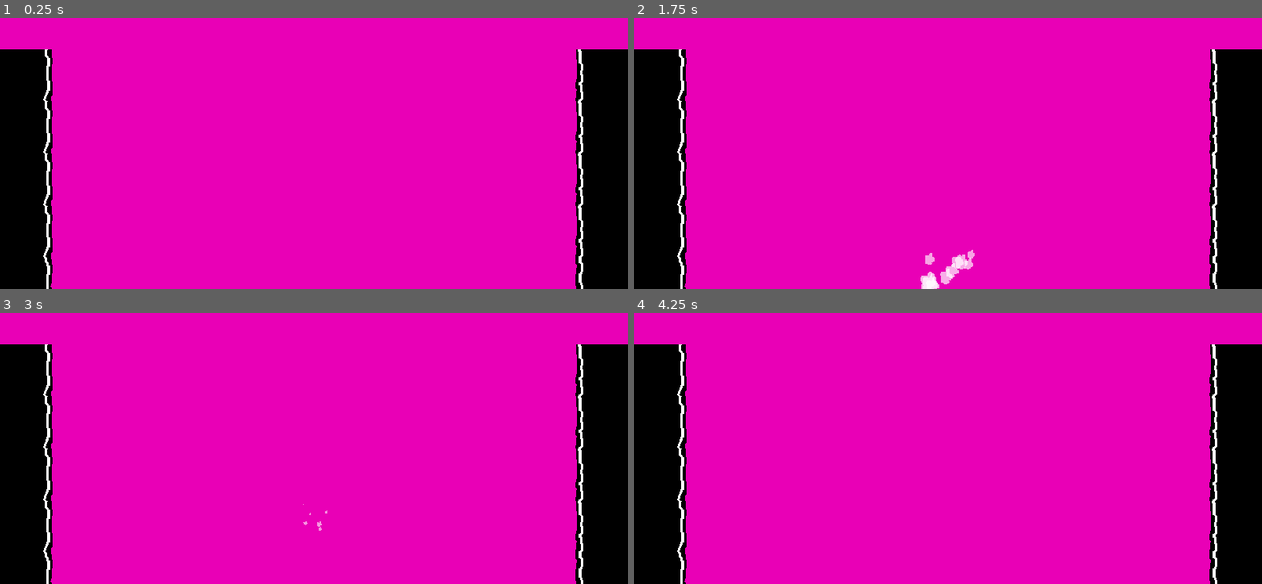
Above: before the commit, frames 1-4 (two rows, left to right).
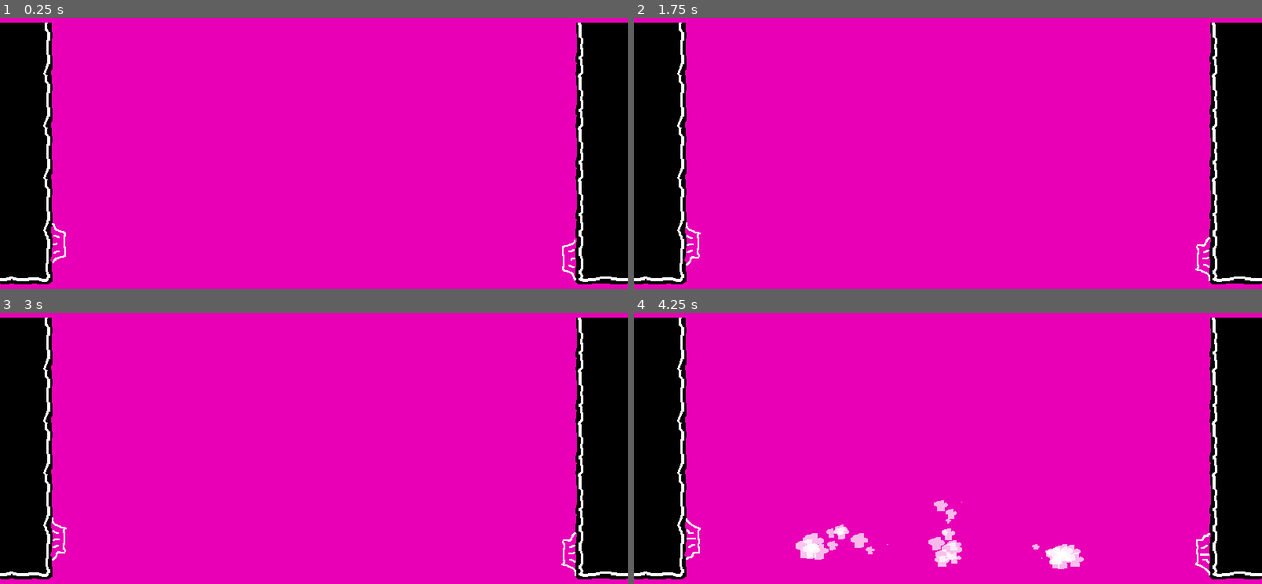
Above: after the commit, the same moments.

Repository: zombietfk/godot.games.bobs-platform-adventure
Game: Godot game, scene res://level/levels/caves/level_20.tscn
The game is run twice, just before and just after one commit, with the same random seed, the same clock (stepped at 60 frames per second) and the same inputs. This scene is started directly instead of the project's main scene.
Inputs:
- Up to frame 1 (0.25 s): no input
- Up to frame 2 (1.75 s): tap Enter (interaction) at 0.5 s; hold Space (jump) 0.53-1.28 s; hold Right (move_right) from 0.53 s (still down); tap Down (aim_down) at 1.35 s; tap Space (jump) at 1.52, 1.55 s
- Up to frame 3 (3 s): tap Space (jump) at 1.82, 2.3 s; release Right (move_right) at 2.03 s; hold Left (move_left) 2.03-2.78 s; hold Up (aim_up) 2.03-2.78 s; hold Right (move_right) from 2.78 s (still down); tap Enter (interaction) at 2.85 s
- Up to frame 4 (4.25 s): keep holding Right (move_right); tap Space (jump) at 3.02, 3.05, 3.32 s; hold Space (jump) from 3.53 s (still down)

The runs differ from the first frame. In frame 1, 3.0% of the frame differs, in the area x 0-100%, y 1-100%; in frame 2, 3.5%; in frame 3, 3.1%; in frame 4, 4.6%.
Error in both runs: Invalid access to property or key 'player' on a base object of type 'Nil'. (res://level/level.gd:25)

Commit message:
Added gyser script

Diff:
--- a/level/levels/caves/level_20.tscn
+++ b/level/levels/caves/level_20.tscn
@@ -1,103 +1,24 @@
-[gd_scene load_steps=16 format=4 uid="uid://diro7gfk2fsfl"]
+[gd_scene load_steps=6 format=4 uid="uid://diro7gfk2fsfl"]
 
 [ext_resource type="Script" uid="uid://qkyrpvk420dw" path="res://level/level.gd" id="1_tp4lb"]
 [ext_resource type="TileSet" uid="uid://c5nfl1oinj88m" path="res://level/level_tileset.tres" id="2_sjsda"]
 [ext_resource type="TileSet" uid="uid://dpa3di8xng37r" path="res://level/level_tileset_mini.tres" id="3_t7581"]
 [ext_resource type="PackedScene" uid="uid://bxjr0uwo0iqbk" path="res://objects/abstract/teleport_to_level_zone/teleport_to_level_zone.tscn" id="4_mbxsw"]
-[ext_resource type="Texture2D" uid="uid://cafngpty4rhpd" path="res://objects/gyser/gyser_spritesheet.png" id="5_a1bpy"]
-
-[sub_resource type="AtlasTexture" id="AtlasTexture_in6wu"]
-atlas = ExtResource("5_a1bpy")
-region = Rect2(0, 96, 64, 32)
-
-[sub_resource type="AtlasTexture" id="AtlasTexture_i4llx"]
-atlas = ExtResource("5_a1bpy")
-region = Rect2(64, 96, 64, 32)
-
-[sub_resource type="AtlasTexture" id="AtlasTexture_gvpy3"]
-atlas = ExtResource("5_a1bpy")
-region = Rect2(128, 96, 64, 32)
-
-[sub_resource type="SpriteFrames" id="SpriteFrames_k71oi"]
-animations = [{
-"frames": [{
-"duration": 1.0,
-"texture": SubResource("AtlasTexture_in6wu")
-}, {
-"duration": 1.0,
-"texture": SubResource("AtlasTexture_i4llx")
-}, {
-"duration": 1.0,
-"texture": SubResource("AtlasTexture_gvpy3")
-}],
-"loop": true,
-"name": &"default",
-"speed": 5.0
-}]
-
-[sub_resource type="AtlasTexture" id="AtlasTexture_a1bpy"]
-atlas = ExtResource("5_a1bpy")
-region = Rect2(0, 0, 64, 64)
-
-[sub_resource type="Curve" id="Curve_a1bpy"]
-_data = [Vector2(0, 0.68563306), 0.0, 0.0, 0, 0, Vector2(0.1701389, 0.82432437), 1.0181575, 1.0181575, 0, 0, Vector2(0.3541667, 0.9722618), 0.0, 0.0, 0, 0, Vector2(1, 0), -0.10635776, 0.0, 0, 0]
-point_count = 4
-
-[sub_resource type="Gradient" id="Gradient_a1bpy"]
-offsets = PackedFloat32Array(0, 0.10687023, 1)
-colors = PackedColorArray(1, 1, 1, 0, 18.892157, 18.892157, 18.892157, 0.94509804, 1, 1, 1, 0.5019608)
-
-[sub_resource type="Animation" id="Animation_a1bpy"]
-resource_name = "gyser_smoke"
-length = 0.3
-loop_mode = 1
-tracks/0/type = "value"
-tracks/0/imported = false
-tracks/0/enabled = true
-tracks/0/path = NodePath("CPUParticles2D:texture:region")
-tracks/0/interp = 1
-tracks/0/loop_wrap = true
-tracks/0/keys = {
-"times": PackedFloat32Array(0, 0.099999994, 0.19999999),
-"transitions": PackedFloat32Array(1, 1, 1),
-"update": 1,
-"values": [Rect2(0, 0, 64, 64), Rect2(64, 0, 64, 64), Rect2(128, 0, 64, 64)]
-}
-
-[sub_resource type="Animation" id="Animation_in6wu"]
-length = 0.001
-tracks/0/type = "value"
-tracks/0/imported = false
-tracks/0/enabled = true
-tracks/0/path = NodePath("CPUParticles2D:texture:region")
-tracks/0/interp = 1
-tracks/0/loop_wrap = true
-tracks/0/keys = {
-"times": PackedFloat32Array(0),
-"transitions": PackedFloat32Array(1),
-"update": 0,
-"values": [Rect2(0, 0, 64, 64)]
-}
-
-[sub_resource type="AnimationLibrary" id="AnimationLibrary_in6wu"]
-_data = {
-&"RESET": SubResource("Animation_in6wu"),
-&"gyser_smoke": SubResource("Animation_a1bpy")
-}
+[ext_resource type="PackedScene" uid="uid://66k67ajayd8k" path="res://objects/gyser/gyser.tscn" id="5_a1bpy"]
 
 [node name="Level_20" type="Node2D" node_paths=PackedStringArray("spawn_locations")]
 script = ExtResource("1_tp4lb")
-level_binding_box = Rect2(0, 160, 768, 1312)
+level_binding_box = Rect2(0, -1000, 768, 704)
 spawn_locations = [NodePath("EntrySpawnPoint"), NodePath("ReturnSpawnPoint")]
 
 [node name="EntrySpawnPoint" type="Marker2D" parent="."]
-position = Vector2(32, 640)
+position = Vector2(32, 608)
 
 [node name="ReturnSpawnPoint" type="Marker2D" parent="."]
-position = Vector2(736, 640)
+position = Vector2(736, 608)
 
 [node name="Level" type="TileMapLayer" parent="."]
-position = Vector2(0, -224)
+position = Vector2(0, -256)
 tile_map_data = PackedByteArray("AAAAAAsAAgADAAMAAAAAAA4AAgACAAEAAAALAAsAAgABAAMAAAALAA4AAgACAAEAAAALAAcAAgABAAIAAAALAA …(272 unchanged characters)…
 tile_set = ExtResource("2_sjsda")
 
@@ -105,44 +26,25 @@
 tile_set = ExtResource("3_t7581")
 
 [node name="ToNextLevelTeleportZone" parent="." instance=ExtResource("4_mbxsw")]
-position = Vector2(800, 608)
+position = Vector2(800, 576)
 scale = Vector2(4, 8.1)
 to_level_path = "res://level/levels/caves/level_19.tscn"
 
 [node name="ToPreviousLevelTeleportZone" parent="." instance=ExtResource("4_mbxsw")]
-position = Vector2(-32, 608)
+position = Vector2(-32, 576)
 scale = Vector2(4, 8.1)
 to_level_path = "uid://q5qpawrgycso"
 to_spawn_location_with_index = 1
 
-[node name="Node2D" type="Node2D" parent="."]
-position = Vector2(384, 640)
+[node name="Gyser" parent="." instance=ExtResource("5_a1bpy")]
+position = Vector2(384, 608)
 
-[node name="AnimatedSprite2D" type="AnimatedSprite2D" parent="Node2D"]
-position = Vector2(0, 24)
-sprite_frames = SubResource("SpriteFrames_k71oi")
-autoplay = "default"
-frame_progress = 0.8250948
+[node name="Gyser2" parent="." instance=ExtResource("5_a1bpy")]
+position = Vector2(96, 464)
+rotation = 1.5707964
 
-[node name="CPUParticles2D" type="CPUParticles2D" parent="Node2D"]
-position = Vector2(0, 8)
-amount = 10
-texture = SubResource("AtlasTexture_a1bpy")
-explosiveness = 0.8
-direction = Vector2(0, -1)
-spread = 10.0
-gravity = Vector2(0, 0)
-initial_velocity_min = 225.0
-initial_velocity_max = 250.0
-scale_amount_min = 0.7
-scale_amount_max = 1.3
-scale_amount_curve = SubResource("Curve_a1bpy")
-color_ramp = SubResource("Gradient_a1bpy")
-
-[node name="AnimationPlayer" type="AnimationPlayer" parent="Node2D"]
-libraries = {
-&"": SubResource("AnimationLibrary_in6wu")
-}
-autoplay = "gyser_smoke"
+[node name="Gyser3" parent="." instance=ExtResource("5_a1bpy")]
+position = Vector2(672, 480)
+rotation = -1.5707964
 
 [connection signal="ready" from="." to="." method="_on_ready"]
--- /dev/null
+++ b/objects/gyser/gyser.gd
@@ -0,0 +1,32 @@
+class_name Gyser;
+extends Node2D;
+
+@onready var lift_effect_animation_player: AnimationPlayer = $LiftAreaAnimationPlayer;
+@onready var water_effect_particle_effect: CPUParticles2D = $CPUParticles2D;
+@onready var boost_area: Area2D = $LiftArea2D;
+@export var shoot_water_every_x_seconds: float = 3.0;
+@export var boost_power: float = 1000;
+var _c_shoot_water_every_x_seconds: float;
+var _is_water_shooting = false;
+
+func _process(delta: float)->void:
+	if _is_water_shooting:
+		return;
+	_c_shoot_water_every_x_seconds += delta;
+	if _c_shoot_water_every_x_seconds > shoot_water_every_x_seconds:
+		await _shoot_water();
+		_c_shoot_water_every_x_seconds = 0;
+
+func _physics_process(_delta: float) -> void:
+	for body in boost_area.get_overlapping_bodies():
+		if body is Player:
+			body.velocity = lerp(body.velocity, Vector2.UP.rotated(rotation) * boost_power, 0.1);
+			body.override_jump_flag();
+
+func _shoot_water()->void:
+	_is_water_shooting = true;
+	water_effect_particle_effect.emitting = true;
+	lift_effect_animation_player.play("ResizeLiftArea");
+	await lift_effect_animation_player.animation_finished;
+	lift_effect_animation_player.play("RESET");
+	_is_water_shooting = false;
--- /dev/null
+++ b/objects/gyser/gyser.tscn
@@ -0,0 +1,190 @@
+[gd_scene load_steps=17 format=3 uid="uid://66k67ajayd8k"]
+
+[ext_resource type="Script" uid="uid://ck1wjj3wqvaxf" path="res://objects/gyser/gyser.gd" id="1_nts0k"]
+[ext_resource type="Texture2D" uid="uid://cafngpty4rhpd" path="res://objects/gyser/gyser_spritesheet.png" id="2_wh8wh"]
+
+[sub_resource type="AtlasTexture" id="AtlasTexture_in6wu"]
+atlas = ExtResource("2_wh8wh")
+region = Rect2(0, 96, 64, 32)
+
+[sub_resource type="AtlasTexture" id="AtlasTexture_i4llx"]
+atlas = ExtResource("2_wh8wh")
+region = Rect2(64, 96, 64, 32)
+
+[sub_resource type="AtlasTexture" id="AtlasTexture_gvpy3"]
+atlas = ExtResource("2_wh8wh")
+region = Rect2(128, 96, 64, 32)
+
+[sub_resource type="SpriteFrames" id="SpriteFrames_k71oi"]
+animations = [{
+"frames": [{
+"duration": 1.0,
+"texture": SubResource("AtlasTexture_in6wu")
+}, {
+"duration": 1.0,
+"texture": SubResource("AtlasTexture_i4llx")
+}, {
+"duration": 1.0,
+"texture": SubResource("AtlasTexture_gvpy3")
+}],
+"loop": true,
+"name": &"default",
+"speed": 5.0
+}]
+
+[sub_resource type="AtlasTexture" id="AtlasTexture_a1bpy"]
+atlas = ExtResource("2_wh8wh")
+region = Rect2(0, 0, 64, 64)
+
+[sub_resource type="Curve" id="Curve_a1bpy"]
+_data = [Vector2(0, 0.48221916), 0.0, 0.0, 0, 0, Vector2(0.23611113, 0.7411096), 1.0181575, 1.0181575, 0, 0, Vector2(0.4548611, 0.86130875), -0.71009946, -0.71009946, 0, 0, Vector2(0.6388889, 0), -12.867442, 0.0, 0, 0]
+point_count = 4
+
+[sub_resource type="Gradient" id="Gradient_a1bpy"]
+offsets = PackedFloat32Array(0, 0.10687023, 1)
+colors = PackedColorArray(1, 1, 1, 0, 18.892157, 18.892157, 18.892157, 0.94509804, 1, 1, 1, 0.5019608)
+
+[sub_resource type="RectangleShape2D" id="RectangleShape2D_in6wu"]
+size = Vector2(20, 0)
+
+[sub_resource type="Animation" id="Animation_in6wu"]
+length = 0.001
+tracks/0/type = "value"
+tracks/0/imported = false
+tracks/0/enabled = true
+tracks/0/path = NodePath("CPUParticles2D:texture:region")
+tracks/0/interp = 1
+tracks/0/loop_wrap = true
+tracks/0/keys = {
+"times": PackedFloat32Array(0),
+"transitions": PackedFloat32Array(1),
+"update": 0,
+"values": [Rect2(0, 0, 64, 64)]
+}
+
+[sub_resource type="Animation" id="Animation_a1bpy"]
+resource_name = "gyser_smoke"
+length = 0.3
+loop_mode = 1
+tracks/0/type = "value"
+tracks/0/imported = false
+tracks/0/enabled = true
+tracks/0/path = NodePath("CPUParticles2D:texture:region")
+tracks/0/interp = 1
+tracks/0/loop_wrap = true
+tracks/0/keys = {
+"times": PackedFloat32Array(0, 0.099999994, 0.19999999),
+"transitions": PackedFloat32Array(1, 1, 1),
+"update": 1,
+"values": [Rect2(0, 0, 64, 64), Rect2(64, 0, 64, 64), Rect2(128, 0, 64, 64)]
+}
+
+[sub_resource type="AnimationLibrary" id="AnimationLibrary_in6wu"]
+_data = {
+&"RESET": SubResource("Animation_in6wu"),
+&"gyser_smoke": SubResource("Animation_a1bpy")
+}
+
+[sub_resource type="Animation" id="Animation_gvpy3"]
+length = 0.001
+tracks/0/type = "value"
+tracks/0/imported = false
+tracks/0/enabled = true
+tracks/0/path = NodePath("LiftArea2D/CollisionShape2D:shape:size")
+tracks/0/interp = 1
+tracks/0/loop_wrap = true
+tracks/0/keys = {
+"times": PackedFloat32Array(0),
+"transitions": PackedFloat32Array(1),
+"update": 0,
+"values": [Vector2(20, 0)]
+}
+tracks/1/type = "value"
+tracks/1/imported = false
+tracks/1/enabled = true
+tracks/1/path = NodePath("LiftArea2D/CollisionShape2D:position")
+tracks/1/interp = 1
+tracks/1/loop_wrap = true
+tracks/1/keys = {
+"times": PackedFloat32Array(0),
+"transitions": PackedFloat32Array(1),
+"update": 0,
+"values": [Vector2(0, 32)]
+}
+
+[sub_resource type="Animation" id="Animation_i4llx"]
+resource_name = "ResizeLiftArea"
+length = 0.9
+tracks/0/type = "value"
+tracks/0/imported = false
+tracks/0/enabled = true
+tracks/0/path = NodePath("LiftArea2D/CollisionShape2D:shape:size")
+tracks/0/interp = 1
+tracks/0/loop_wrap = true
+tracks/0/keys = {
+"times": PackedFloat32Array(0, 0.5, 0.9),
+"transitions": PackedFloat32Array(1, 1, 1),
+"update": 0,
+"values": [Vector2(20, 0), Vector2(64, 208), Vector2(64, 208)]
+}
+tracks/1/type = "value"
+tracks/1/imported = false
+tracks/1/enabled = true
+tracks/1/path = NodePath("LiftArea2D/CollisionShape2D:position")
+tracks/1/interp = 1
+tracks/1/loop_wrap = true
+tracks/1/keys = {
+"times": PackedFloat32Array(0, 0.5, 0.9),
+"transitions": PackedFloat32Array(1, 1, 1),
+"update": 0,
+"values": [Vector2(0, 32), Vector2(0, -64), Vector2(0, -64)]
+}
+
+[sub_resource type="AnimationLibrary" id="AnimationLibrary_gvpy3"]
+_data = {
+&"RESET": SubResource("Animation_gvpy3"),
+&"ResizeLiftArea": SubResource("Animation_i4llx")
+}
+
+[node name="Gyser" type="Node2D"]
+script = ExtResource("1_nts0k")
+
+[node name="AnimatedSprite2D" type="AnimatedSprite2D" parent="."]
+position = Vector2(0, 24)
+sprite_frames = SubResource("SpriteFrames_k71oi")
+autoplay = "default"
+frame_progress = 0.92354804
+
+[node name="CPUParticles2D" type="CPUParticles2D" parent="."]
+position = Vector2(0, 8)
+emitting = false
+amount = 50
+texture = SubResource("AtlasTexture_a1bpy")
+one_shot = true
+explosiveness = 0.2
+direction = Vector2(0, -1)
+spread = 5.0
+gravity = Vector2(0, 0)
+initial_velocity_min = 250.0
+initial_velocity_max = 350.0
+scale_amount_min = 0.7
+scale_amount_max = 1.3
+scale_amount_curve = SubResource("Curve_a1bpy")
+color_ramp = SubResource("Gradient_a1bpy")
+
+[node name="LiftArea2D" type="Area2D" parent="."]
+
+[node name="CollisionShape2D" type="CollisionShape2D" parent="LiftArea2D"]
+position = Vector2(0, 32)
+shape = SubResource("RectangleShape2D_in6wu")
+
+[node name="ParticleEffectAnimationPlayer" type="AnimationPlayer" parent="."]
+libraries = {
+&"": SubResource("AnimationLibrary_in6wu")
+}
+autoplay = "gyser_smoke"
+
+[node name="LiftAreaAnimationPlayer" type="AnimationPlayer" parent="."]
+libraries = {
+&"": SubResource("AnimationLibrary_gvpy3")
+}
--- a/player/player.gd
+++ b/player/player.gd
@@ -70,5 +70,9 @@
 		knockback_duration_in_s
 	);
 
+func override_jump_flag() -> void:
+	var movement_context = movement_state_machine.get_context("MovementContext") as PlayerMovementContext;
+	movement_context.airborn_from_jump = false;
+
 func set_alert_notification_visibility(show_alert = !alert_notifcation.visible):
 	alert_notifcation.visible = show_alert;
--- a/player/state_machines/contexts/player_movement_context.gd
+++ b/player/state_machines/contexts/player_movement_context.gd
@@ -4,6 +4,7 @@
 var slowed_by_webs: Array[Web] = [];
 var movement_impetus: Vector2;
 var knockback_impetus: Vector2;
+var airborn_from_jump: bool = false;
 @export var movement_speed: float = 34;
 @export var max_movement_speed: float = 340;
 @export var slowed_movement_speed_factor: float = 0.3;
--- a/player/state_machines/damage_state_machine/states/player_hit_state.gd
+++ b/player/state_machines/damage_state_machine/states/player_hit_state.gd
@@ -13,11 +13,9 @@
 		_knockback_context.knockback_direction.normalized() *
 		_knockback_context.knockback_strength
 	);
+	_movement_context.airborn_from_jump = false;
 	body.velocity = Vector2.ZERO;
 	_inital_knockback_impetus = Vector2(_movement_context.knockback_impetus);
-	print('Hit')
-	print(_knockback_context.knockback_direction.normalized());
-	print(_knockback_context.knockback_strength);
 	_c_knockback_timer = _knockback_context.knockback_duration;
 	body.modulate.a = 0.5;
 
--- a/player/state_machines/input_state_machine/states/player_airborn_state.gd
+++ b/player/state_machines/input_state_machine/states/player_airborn_state.gd
@@ -14,6 +14,7 @@
 		body.on_web_exit.connect(_remove_slowing_web);
 
 func exit(_to: AbstractState)->void:
+	_movement_context.airborn_from_jump = false;
 	if body.on_kill.is_connected(_kill_player):
 		body.on_kill.disconnect(_kill_player);
 	if body.on_web_enter.is_connected(_add_slowing_web):
@@ -40,7 +41,8 @@
 	_clamp_horizontal_movement(_movement_context.max_movement_speed);
 
 func _process_cancel_jump_input()->void:
-	if body.velocity.y < 0 and !Input.is_action_pressed("jump"):
+	if body.velocity.y < 0 and !Input.is_action_pressed("jump") and _movement_context.airborn_from_jump:
+		_movement_context.airborn_from_jump = false;
 		body.velocity.y = 0;
 
 func _apply_horizontal_friction(delta) -> void:
--- a/player/state_machines/input_state_machine/states/player_grounded_state.gd
+++ b/player/state_machines/input_state_machine/states/player_grounded_state.gd
@@ -80,6 +80,7 @@
 		body.on_player_interaction_end.emit();
 
 func _jump() -> void:
+	_movement_context.airborn_from_jump = true;
 	body.velocity += Vector2(0, -jump_strength);
 
 func _apply_horizontal_friction(delta) -> void:
Not shown, added: objects/gyser/gyser.gd.uid
